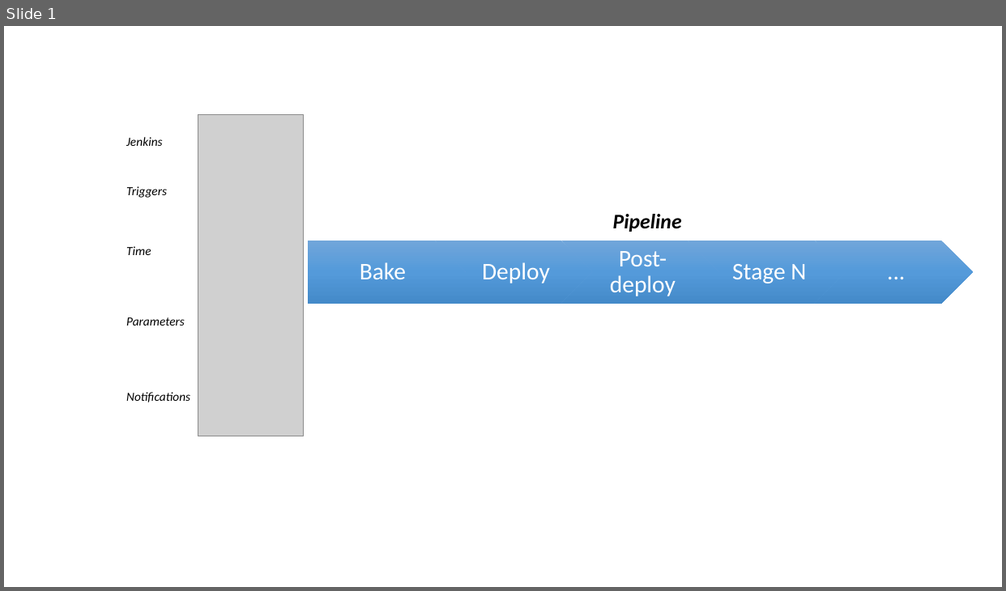
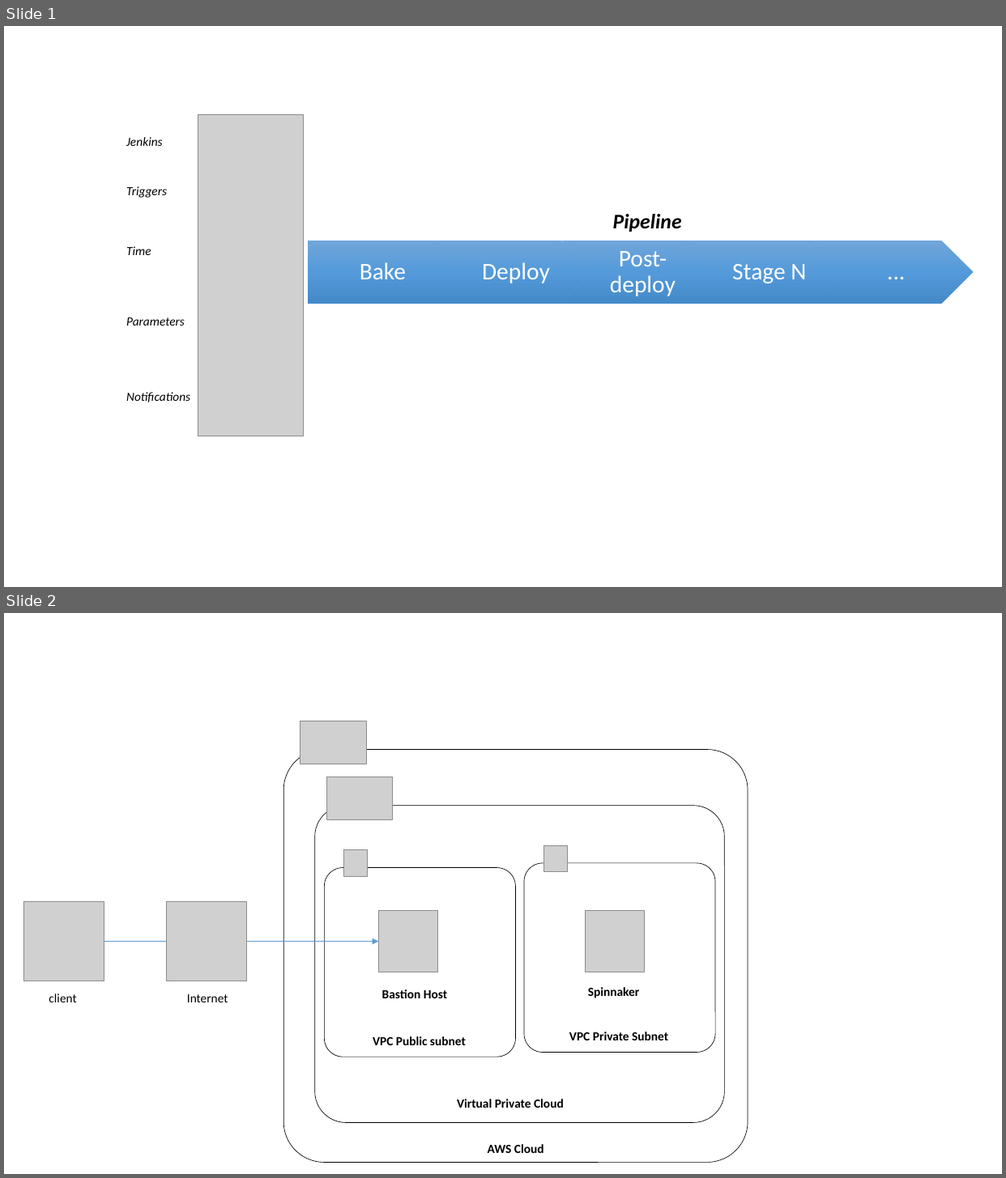
Before and after one commit to aws-quickstart/quickstart-spinnaker, a slide deck: doc/Presentation1.pptx. Shown one above the other, each under a label of ours: slide 1 before the commit, slides 1 and 2 after it. The pictures are 1006x591 and 1006x1178 pixels, drawn with LibreOffice and Linux fonts; fonts in the diff are those of the drawing; grey boxes stand for pictures. Boxes give left, top, right and bottom in pixels: in the first picture for what was removed or moved away, otherwise in the second. Text is boxed around its words. In the diff, an @@ line names an element or a change of style, - is before the commit and + after.

Commit message:
Updated template with bastion host

```diff
--- a/doc/Presentation1.pptx
+++ b/doc/Presentation1.pptx
@@ slide 2 added at box(4, 613, 1002, 1174), background #FFFFFF @@
@@ picture added at box(300, 721, 366, 764) @@
@@ rounded rectangle added at box(284, 749, 748, 1162), outline #000000 0.5 pt @@
@@ picture added at box(327, 777, 393, 820) @@
@@ rounded rectangle added at box(315, 806, 724, 1122), outline #000000 0.5 pt @@
@@ picture added at box(344, 850, 367, 876) @@
@@ picture added at box(543, 845, 567, 872) @@
@@ rounded rectangle added at box(325, 867, 516, 1057), outline #000000 0.5 pt @@
@@ rounded rectangle added at box(524, 863, 716, 1053), outline #000000 0.5 pt @@
@@ picture added at box(24, 902, 104, 982) @@
@@ picture added at box(167, 902, 246, 982) @@
@@ picture added at box(378, 911, 437, 973) @@
@@ picture added at box(585, 911, 644, 973) @@
@@ arrow added from (104, 942) to (378, 942), #5B9BD5 1 pt @@
@@ text added at box(49, 994, 76, 1003), 12 pt, text #000000 @@
+client
@@ text added at box(187, 995, 228, 1003), 12 pt, text #000000 @@
+Internet
@@ text added at box(382, 990, 447, 999), 12 pt, text #000000, bold @@
+Bastion Host
@@ text added at box(588, 987, 640, 999), 12 pt, text #000000, bold @@
+Spinnaker
@@ text added at box(373, 1037, 466, 1046), 12 pt, text #000000, bold @@
+VPC Public subnet
@@ text added at box(569, 1032, 668, 1041), 12 pt, text #000000, bold @@
+VPC Private Subnet
@@ text added at box(457, 1099, 564, 1108), 12 pt, text #000000, bold @@
+Virtual Private Cloud
@@ text added at box(488, 1144, 544, 1153), 12 pt, text #000000, bold @@
+AWS Cloud
```
Also in this commit, not shown: 6 other files.
